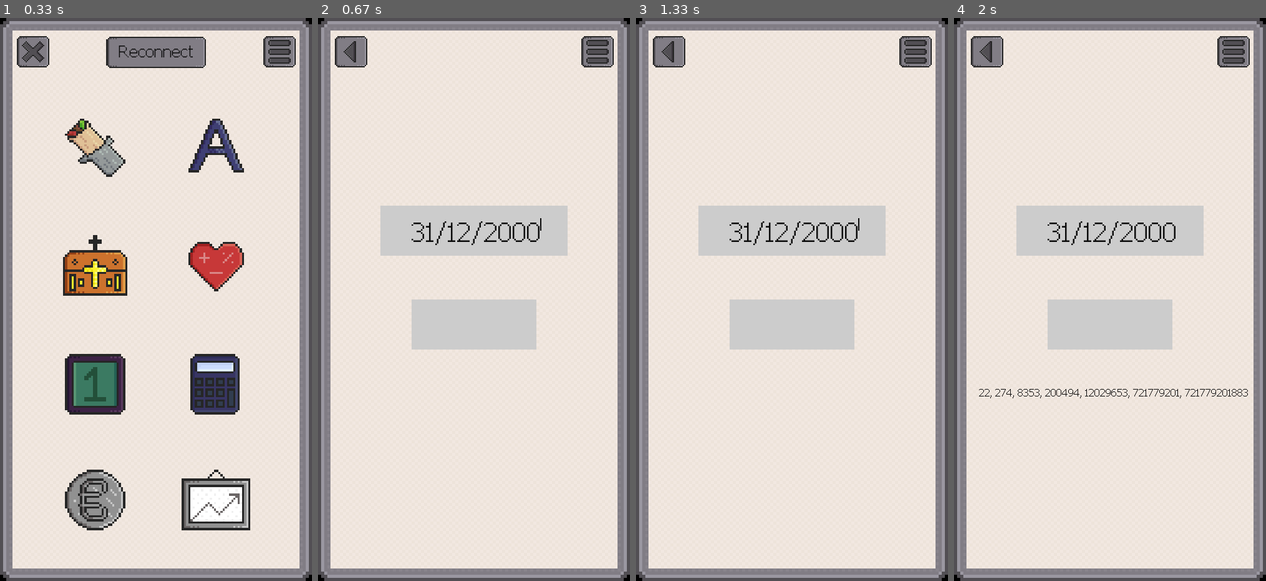
Above: before the commit, frames 1-4 (left to right).
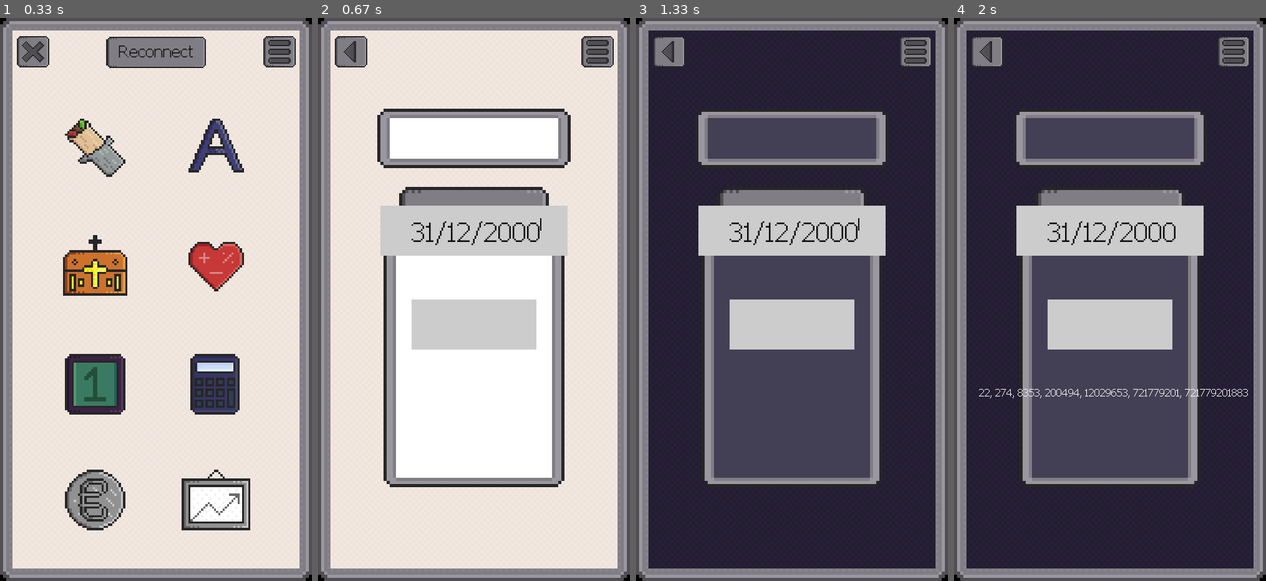
Above: after the commit, the same moments.

Repository: MichalRybecky/JAKP
Game: pygame game, started from main.py
Two runs of this game, one before a commit and one after it. Both use one fixed random seed, a clock stepped at 60 frames per second and the inputs below.
Inputs (mouse positions are in pixels of both pictures, inside the frame that each line leads up to):
- Up to frame 1 (0.33 s): no input
- Up to frame 2 (0.67 s): click (533, 265) at 0.38 s
- Up to frame 3 (1.33 s): click (916, 51) at 0.72 s; press the mouse at (888, 68) at 1.25 s
- Up to frame 4 (2 s): move the mouse to (1169, 164) at 1.35 s; release the mouse at (1131, 254) at 1.48 s; type "an" at 1.55 s; type "n" at 1.75 s; tap Enter at 1.88 s

Frame 1 is identical in both runs. In frame 2, 28% of the frame differs, in the area x 19-81%, y 16-84%; in frame 3, 78%, in the area x 4-96%, y 2-98%; in frame 4, 78%.

Commit message:
Settings menu a vlastny background pre kalkulacku zivota

Diff:
--- a/apps/kalkulacka_zivota.py
+++ b/apps/kalkulacka_zivota.py
@@ -1,9 +1,10 @@
 import pygame
 import pygame_textinput
 
-from utils.load_assets import BG_D, BG_L, SMALL_FONT, MAIN_FONT, BIG_FONT, BACK, MENU, FONT_COLOR_L, FONT_COLOR_D
+from utils.load_assets import BG_D, BG_L, SMALL_FONT, MAIN_FONT, BIG_FONT, BACK, MENU, FONT_COLOR_L, FONT_COLOR_D, BG_ZIVOT_L, BG_ZIVOT_D
 from settings import WIN, WIDTH, HEIGHT, WIDTH_H, HEIGHT_H, FPS, UI_COLOR
 from utils.user_settings_handling import return_user_settings
+from apps.settings_menu import settings_menu
 
 from utils.kalkulacka_zivota import kalkulacka_zivota
 
@@ -43,13 +44,11 @@
 
     while run:
         pos_x, pos_y = pygame.mouse.get_pos()
-        if user_settings["theme"] == "light":
-            FONT_COLOR = FONT_COLOR_L
-            BG = BG_L
-        else:
-            FONT_COLOR = FONT_COLOR_D
-            BG = BG_D
-        WIN.blit(BG, (0, 0))
+        user_settings = return_user_settings()
+        FONT_COLOR = FONT_COLOR_L if user_settings["theme"] == "light" else FONT_COLOR_D
+        BG_ZIVOT = BG_ZIVOT_L if user_settings["theme"] == "light" else BG_ZIVOT_D
+
+        WIN.blit(BG_ZIVOT, (0, 0))
         WIN.blit(BACK, (20, 20))
         WIN.blit(MENU, (WIDTH - 65 - 20, 20))
 
@@ -90,6 +89,8 @@
                 active = input_field
             elif B_BACK.collidepoint(pos_x, pos_y):
                 run = False
+            elif B_MENU.collidepoint(pos_x, pos_y):
+                settings_menu()
             elif B_RETURN.collidepoint(pos_x, pos_y):
                 if return_cooldown == 0:
                     return_cooldown = FPS // 6
--- a/utils/load_assets.py
+++ b/utils/load_assets.py
@@ -24,6 +24,8 @@
 BG_MENY_L = pygame.transform.scale(BG_MENY_L, (500, 900))
 BG_STOCKS_L = pygame.image.load(os.path.join("assets", "stock_market.png"))
 BG_STOCKS_L = pygame.transform.scale(BG_STOCKS_L, (500, 900))
+BG_ZIVOT_L = pygame.image.load(os.path.join("assets", "zivot-l.png"))
+BG_ZIVOT_L = pygame.transform.scale(BG_ZIVOT_L, (500, 900))
 FONT_COLOR_L = (10, 10, 10)
 
 BG_LOADING_D = pygame.image.load(os.path.join("assets", "wallpaper-loading-d.png"))
@@ -38,6 +40,8 @@
 BG_kebab_D = pygame.transform.scale(BG_kebab_D, (500, 900))
 BG_vsemocna_D = pygame.image.load(os.path.join("assets", "supercalc-d.png"))
 BG_vsemocna_D = pygame.transform.scale(BG_vsemocna_D, (500, 900))
+BG_ZIVOT_D = pygame.image.load(os.path.join("assets", "zivot-d.png"))
+BG_ZIVOT_D = pygame.transform.scale(BG_ZIVOT_D, (500, 900))
 FONT_COLOR_D = (255, 255, 255)
 
 SETTINGS_MENU_L = pygame.image.load(os.path.join("assets", "menu-l.png"))
